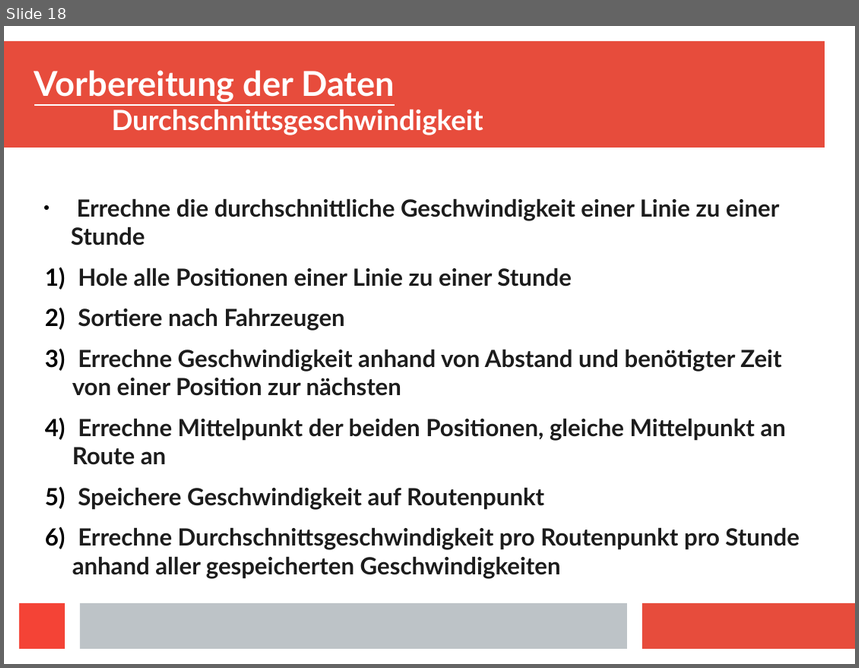
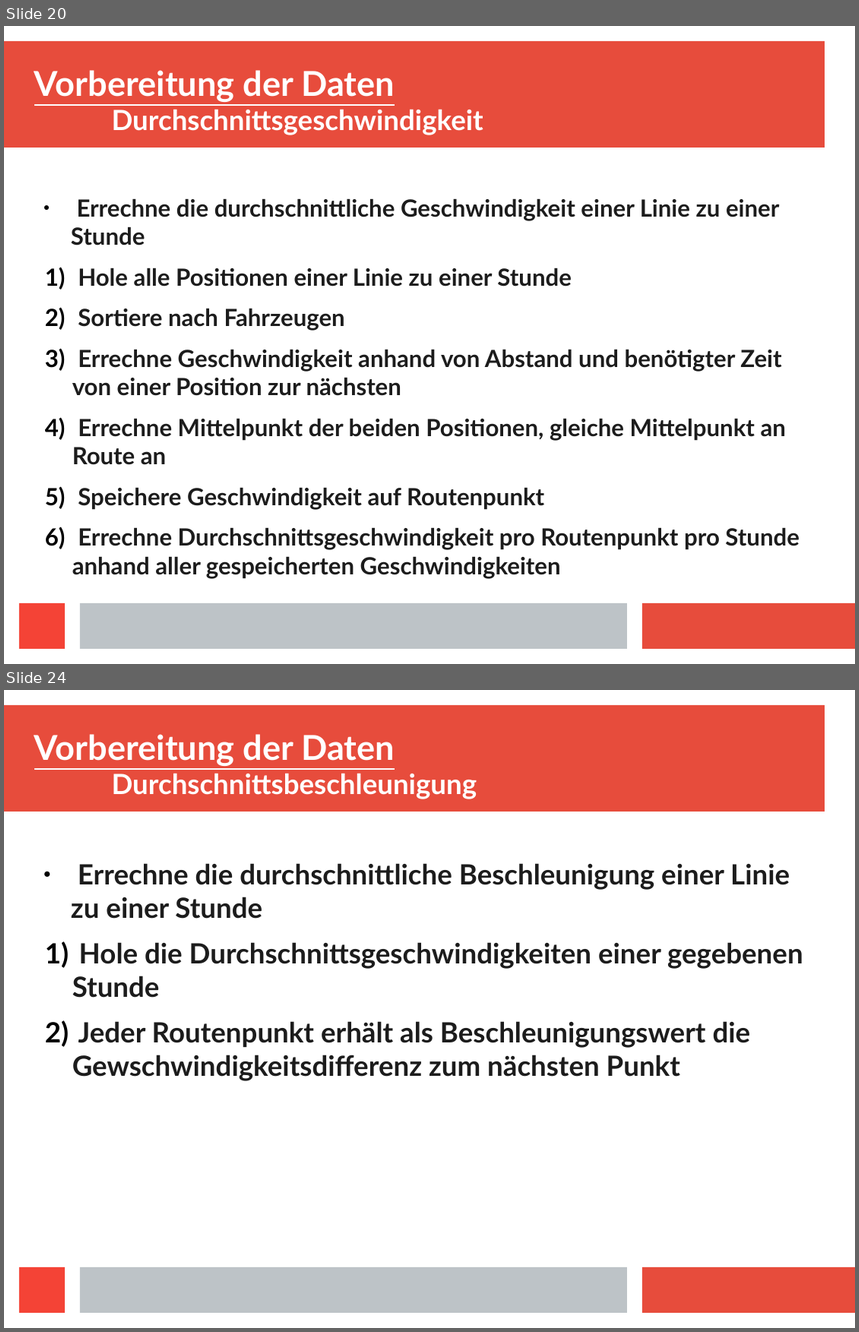
Before and after one commit to Centro1993/Busradar-Visualization, a slide deck: Presentation/Busradar-Mining.odp. Shown one above the other, each under a label of ours: slide 18 before the commit, slides 20 and 24 after it; the slides between them are not shown. The pictures are 859x668 and 859x1332 pixels, drawn with LibreOffice and Linux fonts; fonts in the diff are those of the drawing. Boxes give left, top, right and bottom in pixels: in the first picture for what was removed or moved away, otherwise in the second. Text is boxed around its words. In the diff, an @@ line names an element or a change of style, - is before the commit and + after.

```diff
--- a/Presentation/Busradar-Mining.odp
+++ b/Presentation/Busradar-Mining.odp
@@ slide 24 added at (x1=4, y1=690, x2=855, y2=1328), background #FFFFFF; not listed: 4 template elements that a slide beside it also shows @@
@@ title added at (x1=34, y1=734, x2=477, y2=799), 26 pt, text #FFFFFF, bold @@
+Vorbereitung der Daten
+Durchschnittsbeschleunigung
@@ text added at (x1=71, y1=863, x2=804, y2=1081), 26 pt, text #1C1C1C, bold @@
+● Errechne die durchschnittliche Beschleunigung einer Linie zu einer Stunde
+1) Hole die Durchschnittsgeschwindigkeiten einer gegebenen Stunde
+2) Jeder Routenpunkt erhält als Beschleunigungswert die Gewschwindigkeitsdifferenz zum nächsten Punkt
@@ what was slide 18 is now slide 20 @@
```
Also in this commit, not shown: 3 slides changed, 7 other slides added, 1 other file.
